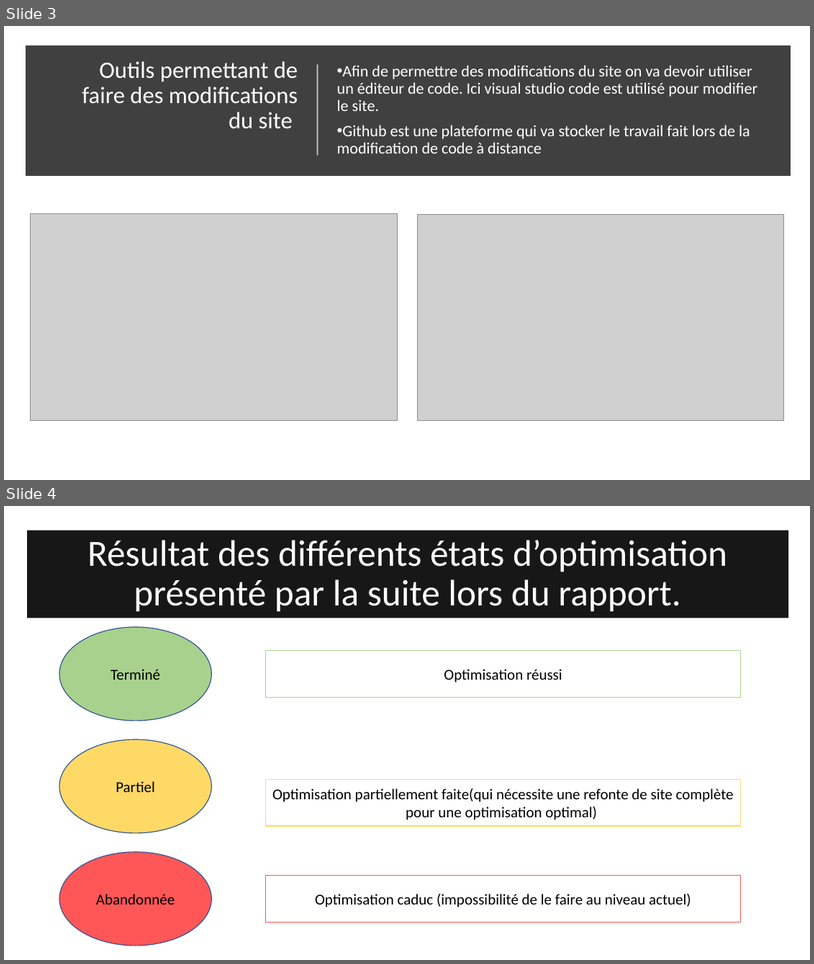
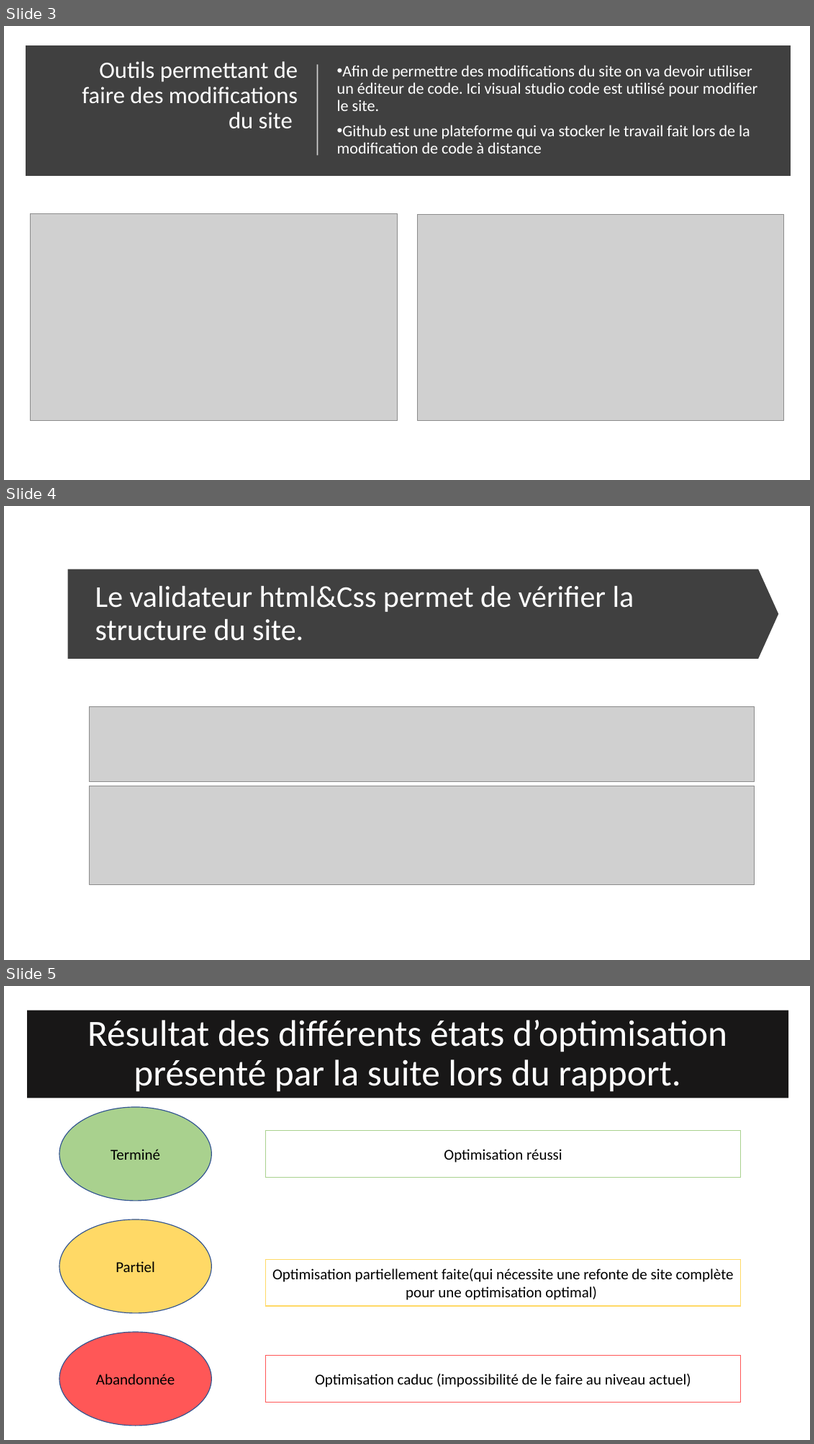
Before and after one commit to LimDavid458/la-panthere-optimise, a slide deck: rapport-seo.pptx. Shown one above the other, each under a label of ours: slides 3 and 4 before the commit, slides 3, 4 and 5 after it. The pictures are 814x964 and 814x1444 pixels, drawn with LibreOffice and Linux fonts; fonts in the diff are those of the drawing; grey boxes stand for pictures. Boxes give left, top, right and bottom in pixels: in the first picture for what was removed or moved away, otherwise in the second. Text is boxed around its words. In the diff, an @@ line names an element or a change of style, - is before the commit and + after.

```diff
--- a/rapport-seo.pptx
+++ b/rapport-seo.pptx
@@ slide 4 added at (4, 506, 810, 960), background #FFFFFF @@
@@ down arrow added at (67, 569, 779, 659), fill #404040 @@
@@ title added at (95, 586, 635, 641), 36 pt, text #FFFFFF @@
+Le validateur html&Css permet de vérifier la structure du site.
@@ picture added at (89, 706, 756, 781) @@
@@ picture added at (89, 785, 756, 884) @@
@@ what was slide 4 is now slide 5 @@
```
Also in this commit, not shown: 1 slide changed, 1 other slide added, 3 other files.
